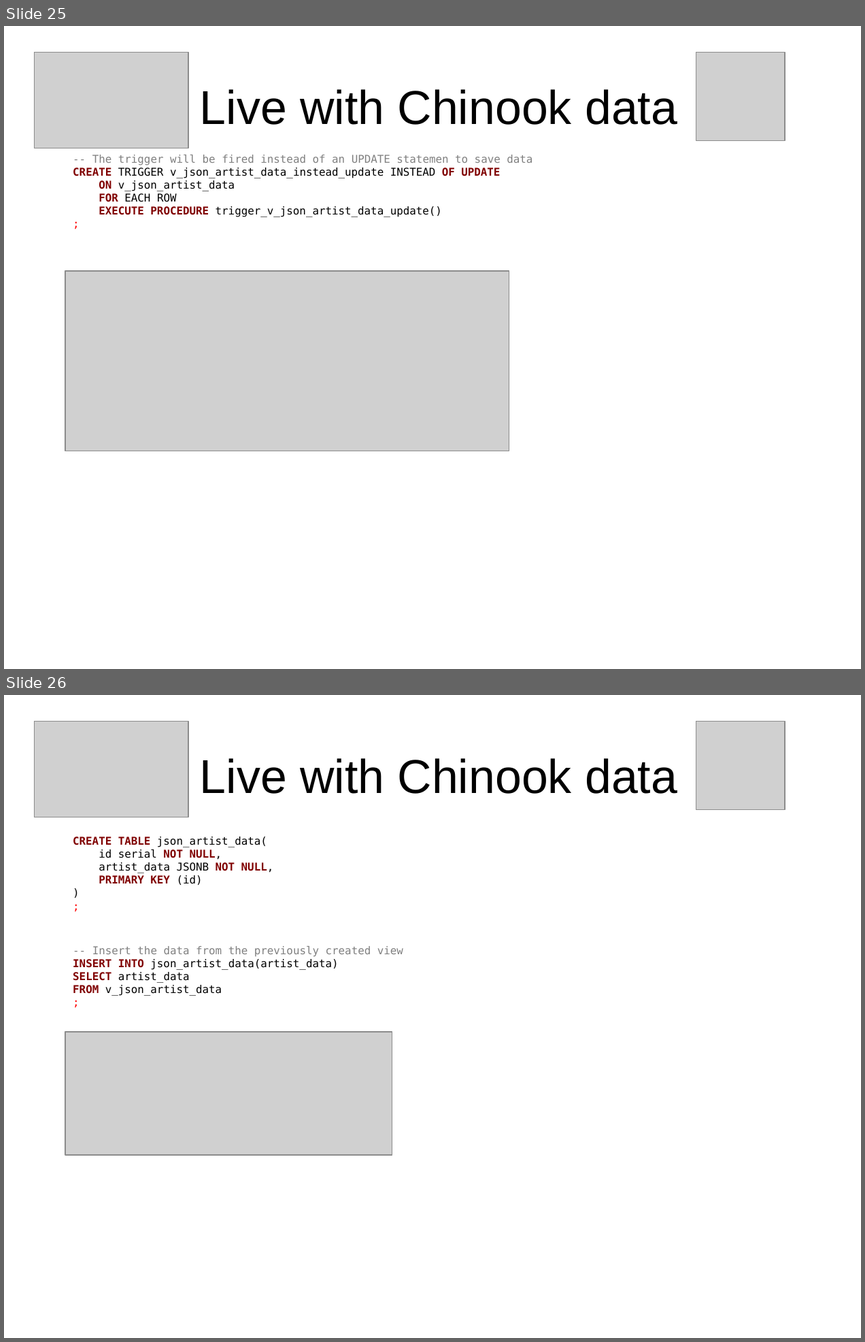
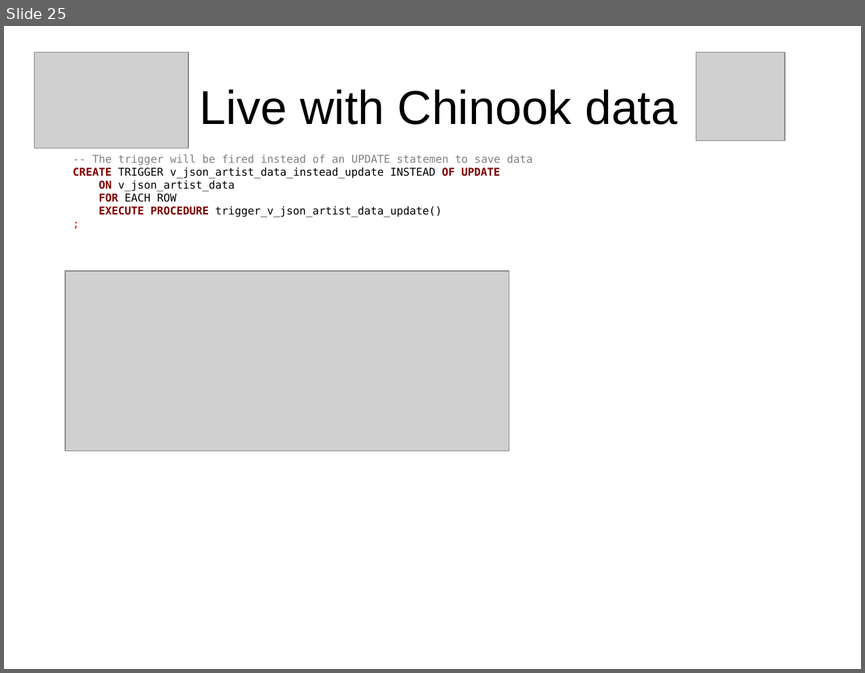
Before and after one commit to sjstoelting/talks, a slide deck: json-by-example/JSON-by-example.odp. Shown one above the other, each under a label of ours: slides 25 and 26 before the commit, slide 25 after it. The pictures are 865x1342 and 865x673 pixels, drawn with LibreOffice and Linux fonts; fonts in the diff are those of the drawing; grey boxes stand for pictures. Boxes give left, top, right and bottom in pixels: in the first picture for what was removed or moved away, otherwise in the second. Text is boxed around its words. In the diff, an @@ line names an element or a change of style, - is before the commit and + after.

Commit message:
Changed the updates to the view and corrected the trigger.

```diff
--- a/json-by-example/JSON-by-example.odp
+++ b/json-by-example/JSON-by-example.odp
@@ slide 26 removed at [4,695,861,1338], background #FFFFFF @@
@@ picture removed at [35,721,188,817] @@
@@ picture removed at [696,721,785,809] @@
@@ title removed at [200,758,677,794] @@
-Live with Chinook data
@@ text removed at [73,836,274,885] @@
-CREATE TABLE json_artist_data(
-id serial NOT NULL,
-artist_data JSONB NOT NULL,
-PRIMARY KEY (id)
-)
-;
@@ text removed at [73,946,403,996] @@
--- Insert the data from the previously created view
-INSERT INTO json_artist_data(artist_data)
-SELECT artist_data
-FROM v_json_artist_data
-;
@@ picture removed at [65,1032,393,1155] @@
```
Also in this commit, not shown: 7 slides changed, 1 other file.
